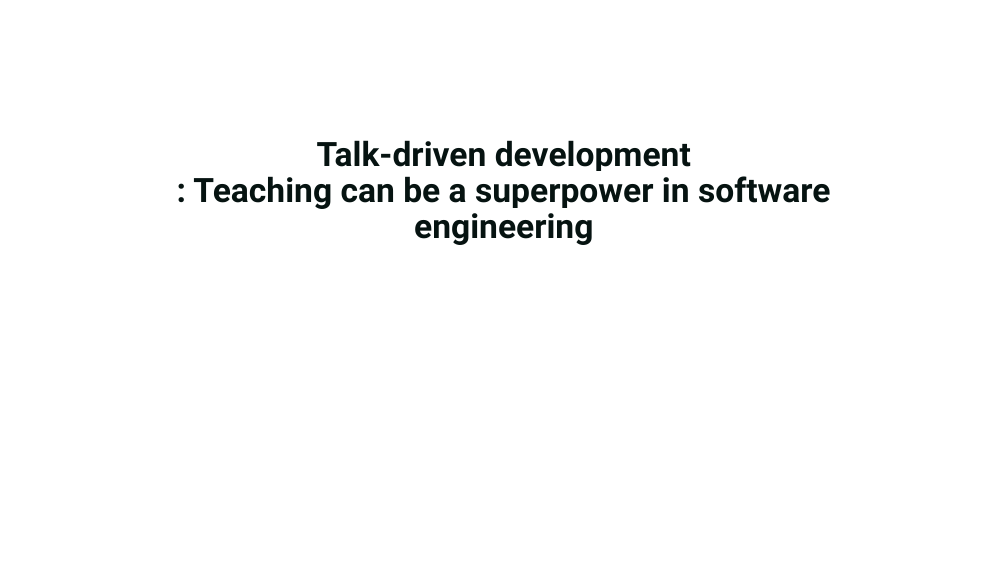
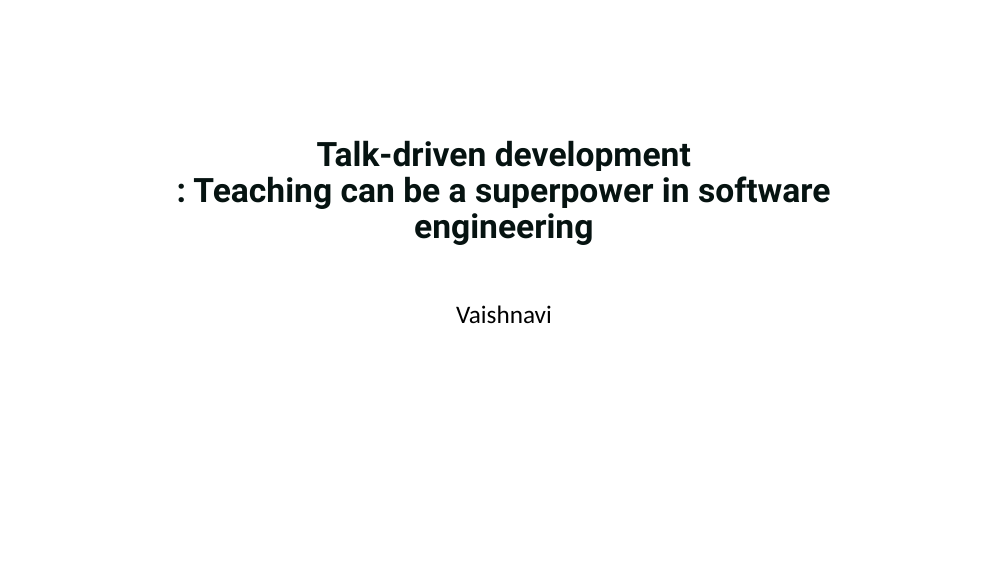
Before and after one commit to vaishnavitv/Assets-and-Publications, a slide deck: slide 1 of Speaking-Engagements/2024/Google-IO-NA-Connect/Talk-driven development.pptx. Drawn at 1008x567 pixels with LibreOffice and Linux fonts; fonts in the diff are those of the drawing. Boxes give left, top, right and bottom in pixels: in the first picture for what was removed or moved away, otherwise in the second. Text is boxed around its words. In the diff, an @@ line names an element or a change of style, - is before the commit and + after.

```diff
--- a/Speaking-Engagements/2024/Google-IO-NA-Connect/Talk-driven development.pptx
+++ b/Speaking-Engagements/2024/Google-IO-NA-Connect/Talk-driven development.pptx
@@ subtitle added at (456,305,552,324), 24 pt, text #000000 @@
+Vaishnavi
```
Also in this commit, not shown: 6 slides added, 3 other files.
